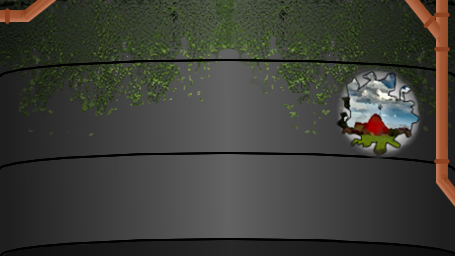
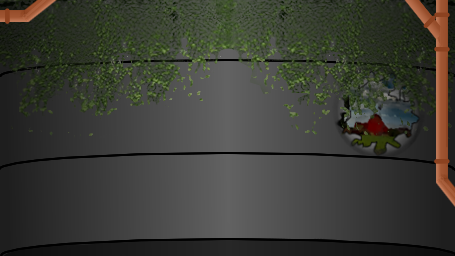
Revision of a layered w=455, h=256 image; what changed, layer by layer:
moved "Layer 26(pasted) Merged" above "Layer 2 Merged" over <box>11,59,455,159</box>
moved "Copy of Layer 18(pasted) Merged" above "Layer 8" over <box>11,59,455,159</box>
